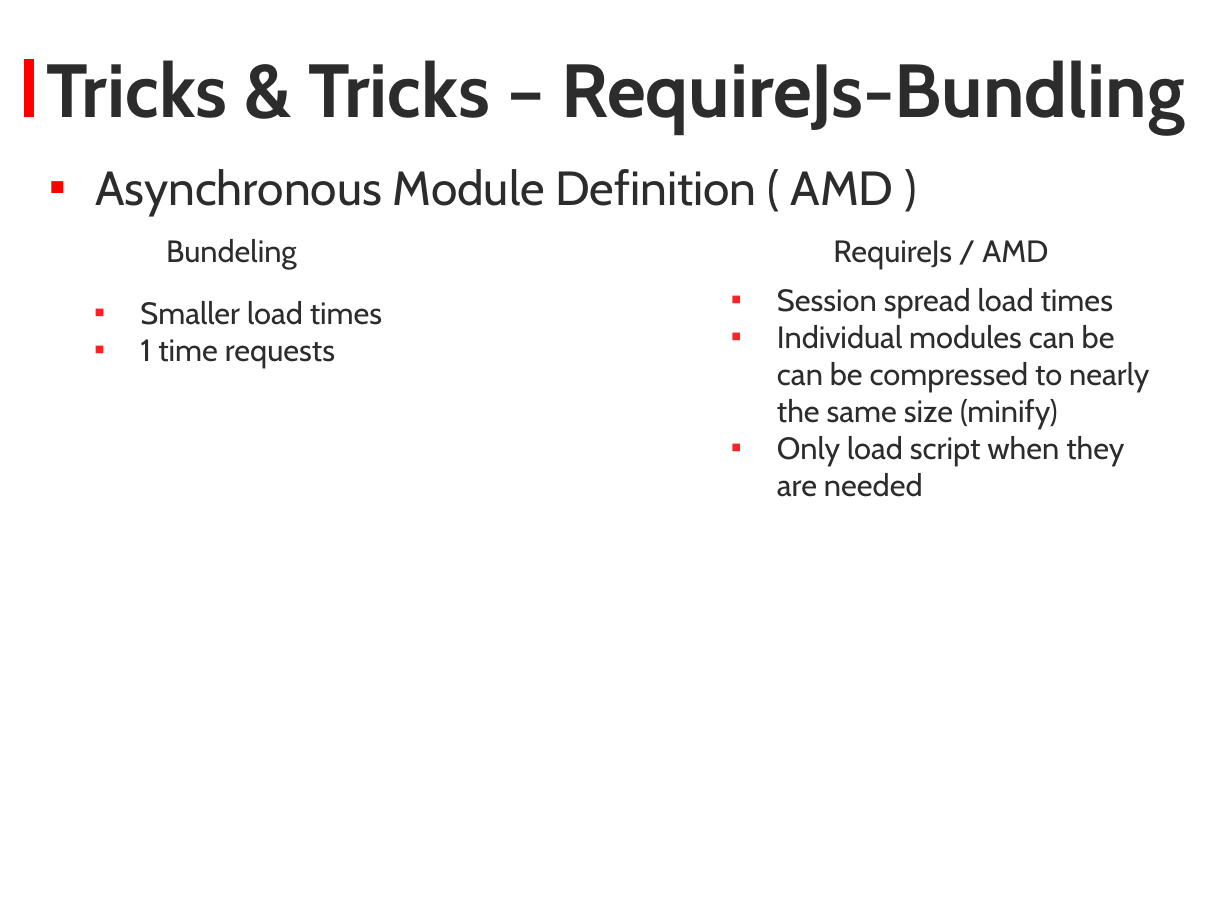
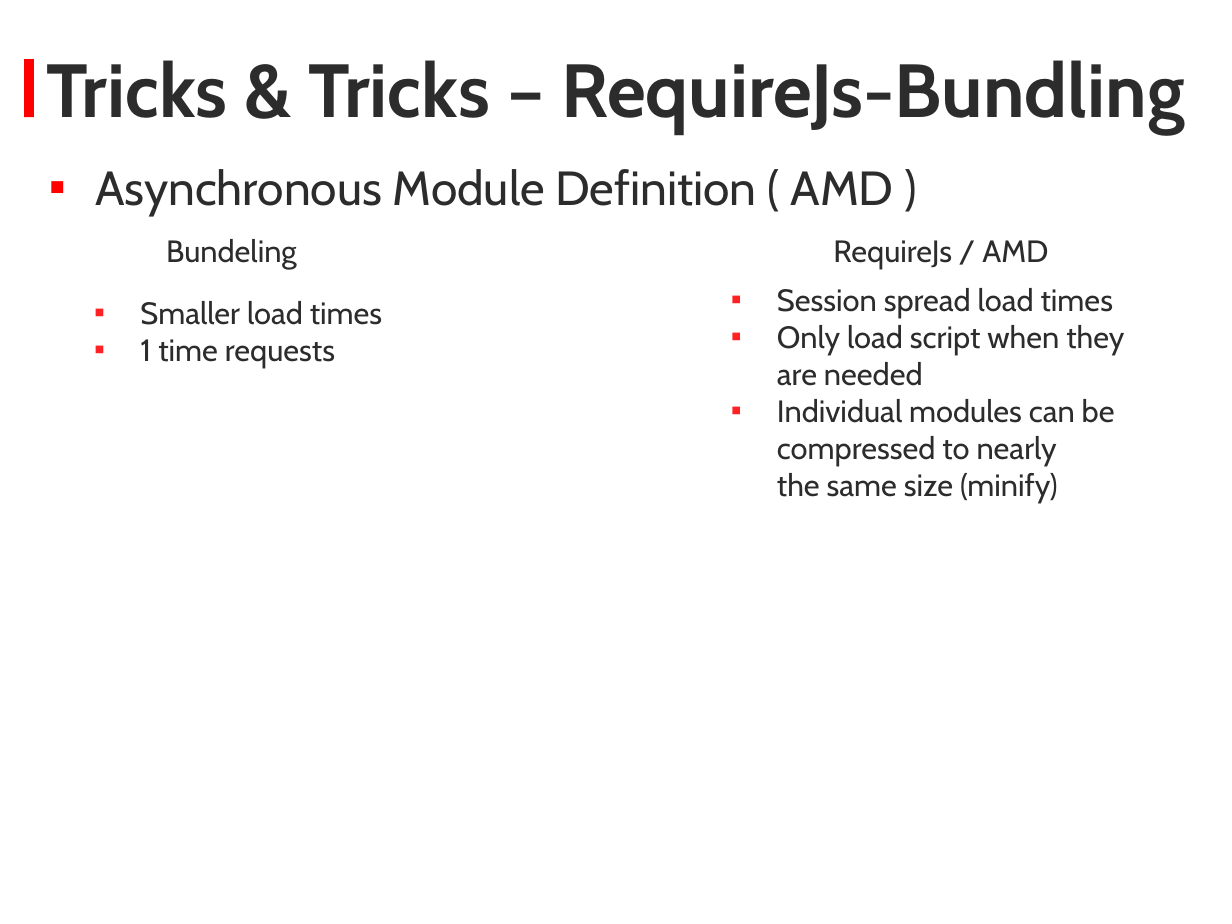
Before and after one commit to KyorCode/Bootcamp2013, a slide deck: slide 9 of Bootcamp_2013_Javascript.pptx. Drawn at 1232x924 pixels with LibreOffice and Linux fonts; fonts in the diff are those of the drawing; background and template pictures are left out. Boxes give left, top, right and bottom in pixels: in the first picture for what was removed or moved away, otherwise in the second. Text is boxed around its words. In the diff, an @@ line names an element or a change of style, - is before the commit and + after.

```diff
--- a/Bootcamp_2013_Javascript.pptx
+++ b/Bootcamp_2013_Javascript.pptx
@@ text at (x1=777, y1=325, x2=1149, y2=429): paragraph removed @@
-▪ Individual modules can be
-  can be compressed to nearly
-  the same size (minify)
@@ text at (x1=777, y1=399, x2=1115, y2=503): paragraph added @@
+▪ Individual modules can be
+  compressed to nearly
+  the same size (minify)
```
Also in this commit, not shown: 4 other slides changed, 3 other files.
